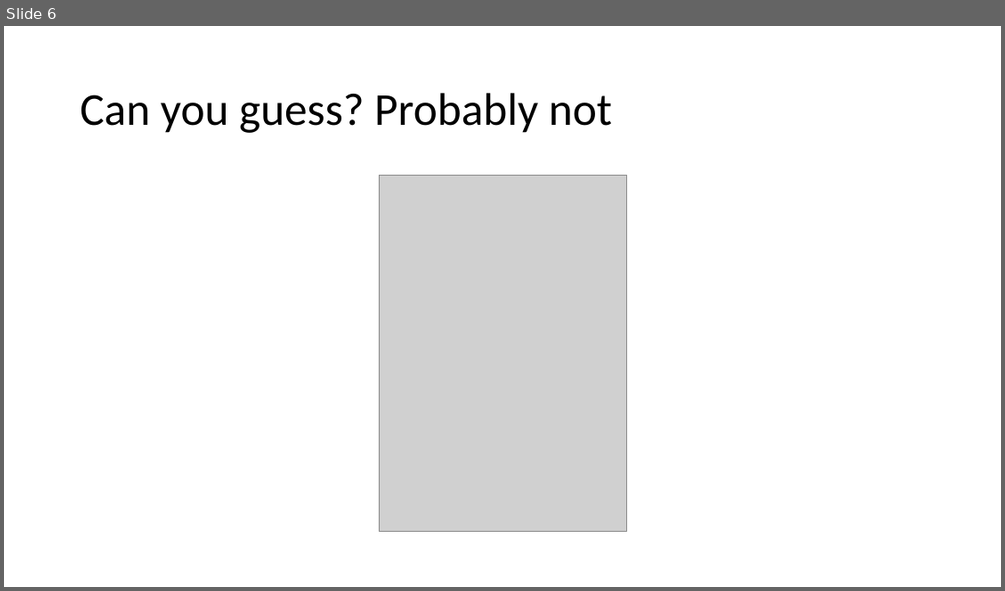
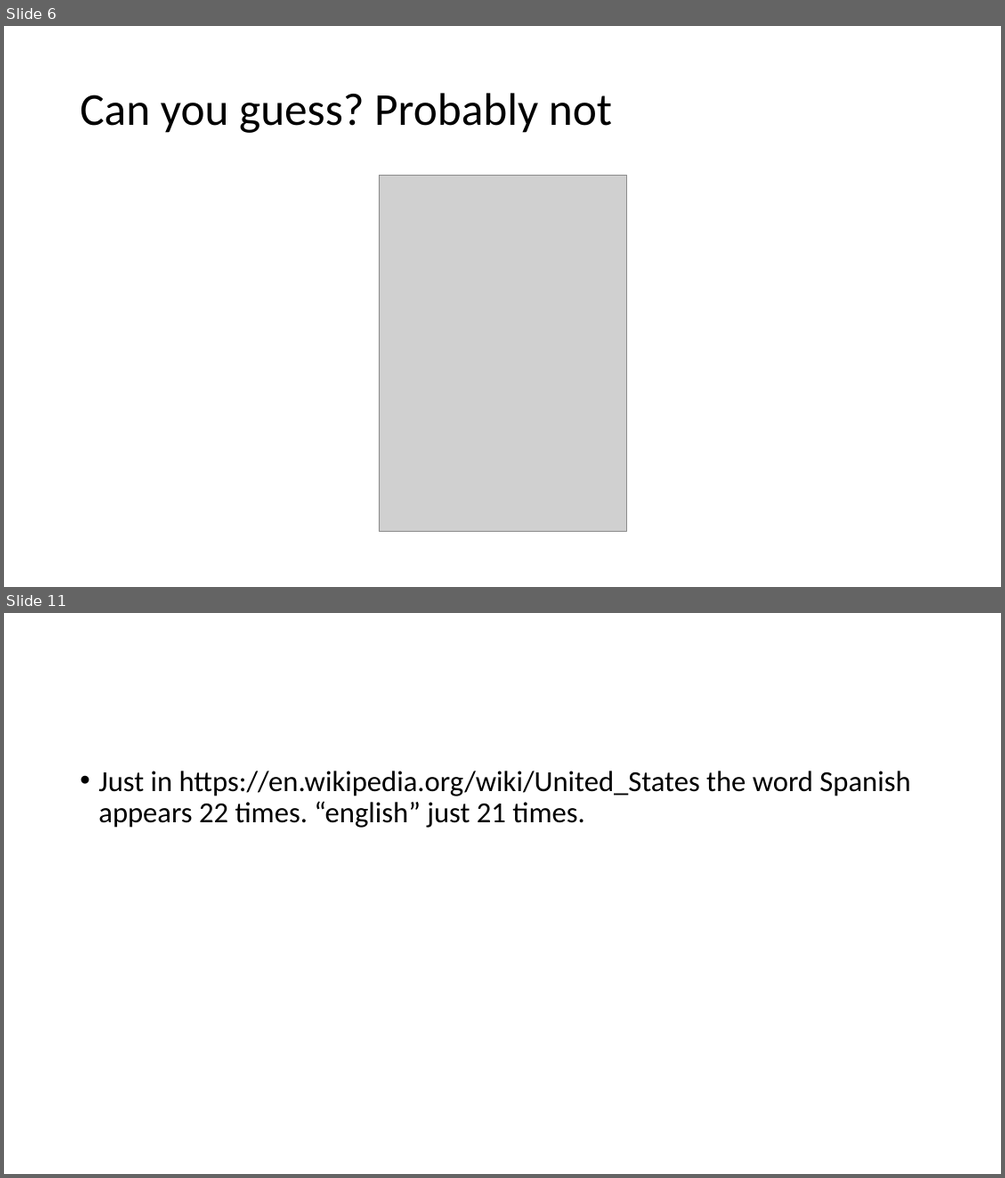
Before and after one commit to ichbinhandsome/Semantic-Differentials-for-Wikipedia-using-the-POLAR-Framework, a slide deck: JanEngler/Praktikum/Results Antonym generation.pptx. Shown one above the other, each under a label of ours: slide 6 before the commit, slides 6 and 11 after it; the slides between them are not shown. The pictures are 1005x591 and 1005x1178 pixels, drawn with LibreOffice and Linux fonts; fonts in the diff are those of the drawing; grey boxes stand for pictures. Boxes give left, top, right and bottom in pixels: in the first picture for what was removed or moved away, otherwise in the second. Text is boxed around its words. In the diff, an @@ line names an element or a change of style, - is before the commit and + after.

```diff
--- a/JanEngler/Praktikum/Results Antonym generation.pptx
+++ b/JanEngler/Praktikum/Results Antonym generation.pptx
@@ slide 11 added at (4, 613, 1001, 1174), background #FFFFFF @@
@@ text added at (98, 771, 910, 827), 28 pt, text #000000 @@
+• Just in https://en.wikipedia.org/wiki/United_States the word Spanish appears 22 times. “english” just 21 times.
```
Also in this commit, not shown: 3 slides changed, 11 other slides added, 3 other files.
